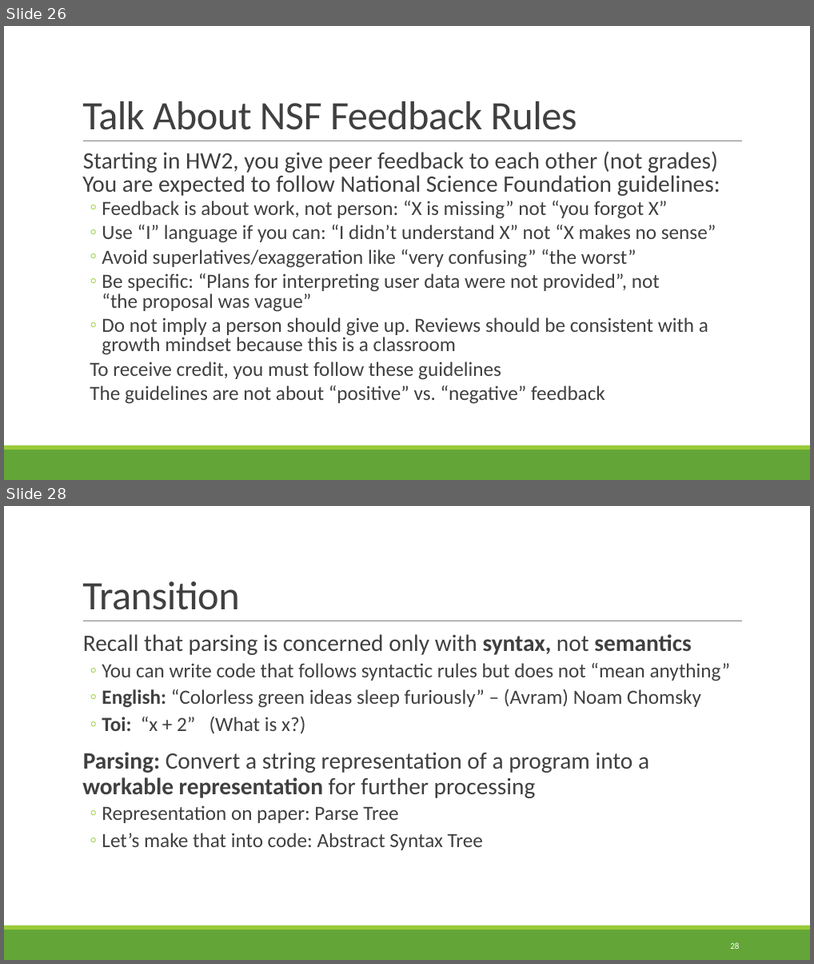
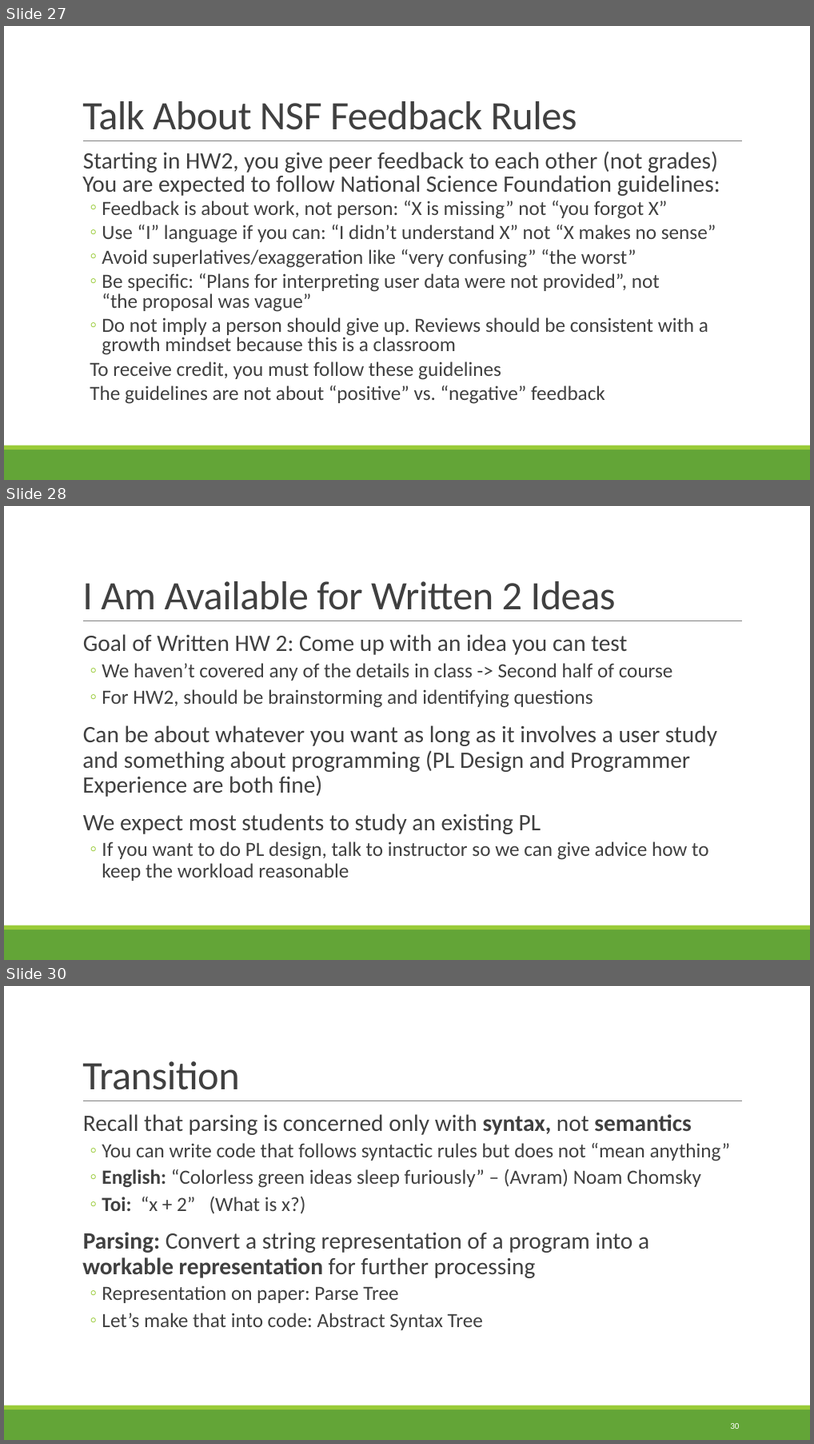
Before and after one commit to rbohrer/pl-course, a slide deck: LectureSlides/04ASTPEG.pptx. Shown one above the other, each under a label of ours: slides 26 and 28 before the commit, slides 27, 28 and 30 after it; the slides between them are not shown. The pictures are 814x964 and 814x1444 pixels, drawn with LibreOffice and Linux fonts; fonts in the diff are those of the drawing. Boxes give left, top, right and bottom in pixels: in the first picture for what was removed or moved away, otherwise in the second. Text is boxed around its words. In the diff, an @@ line names an element or a change of style, - is before the commit and + after.

```diff
--- a/LectureSlides/04ASTPEG.pptx
+++ b/LectureSlides/04ASTPEG.pptx
@@ slide 28 added at box(4, 506, 810, 960), background #FFFFFF; not listed: 3 template elements that a slide beside it also shows @@
@@ title added at box(82, 581, 616, 610), 48 pt, text #404040 @@
+I Am Available for Written 2 Ideas
@@ text added at box(82, 634, 718, 880), 28 pt, text #404040 @@
+  Goal of Written HW 2: Come up with an idea you can test
+  ◦ We haven’t covered any of the details in class -> Second half of course
+  ◦ For HW2, should be brainstorming and identifying questions
+  Can be about whatever you want as long as it involves a user study and something about programming (PL Design and Programmer Experience are both fine)
+  We expect most students to study an existing PL
+  ◦ If you want to do PL design, talk to instructor so we can give advice how to keep the workload reasonable
@@ what was slide 26 is now slide 27 @@
@@ what was slide 28 is now slide 30 @@
@@ page number at box(730, 1423, 739, 1428): text changed @@
-28
+30
```
Also in this commit, not shown: 4 slides changed, 1 other slide added.
